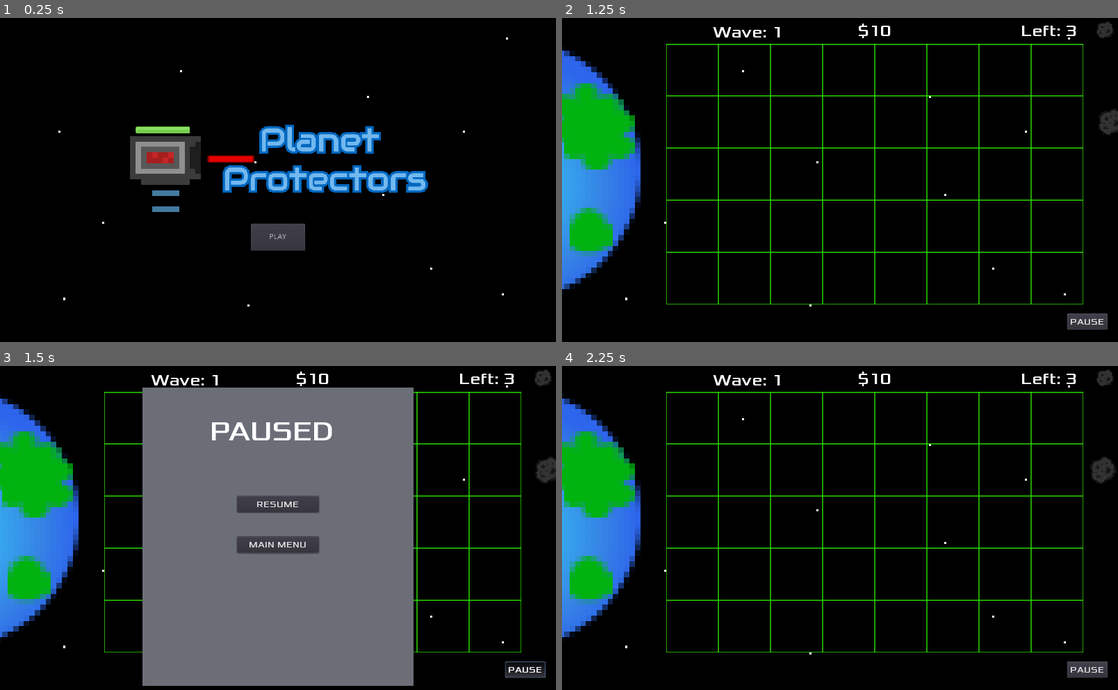
Above: before the commit, frames 1-4 (two rows, left to right).
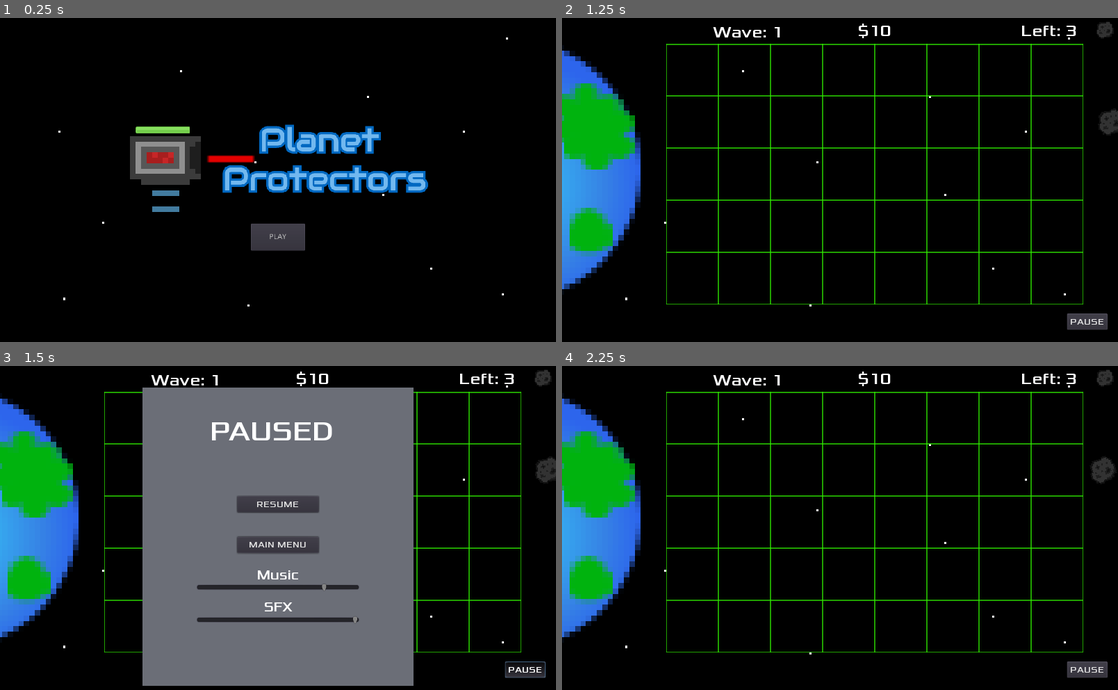
Above: after the commit, the same moments.

Repository: EthanMHolland/PlanetProtectors
Game: Godot game, scene res://src/TitleScreen.tscn
Same seed, same stepped clock (60 frames per second), same inputs: the game is played once before the commit and once after it.
Inputs:
- Up to frame 1 (0.25 s): no input
- Up to frame 2 (1.25 s): click "PLAY" at 0.5 s
- Up to frame 3 (1.5 s): click "PAUSE" at 1.25 s
- Up to frame 4 (2.25 s): click "RESUME" at 2 s

Frames 1-2 are identical in both runs. In frame 3, 1.0% of the frame differs, in the area x 35-65%, y 63-80%; in frame 4, nothing differs.

Commit message:
Add Music Slider

Diff:
--- a/project/src/Level.gd
+++ b/project/src/Level.gd
@@ -164,8 +164,8 @@
 
 
 func _on_ResumeButton_button_down():
-	print("hello")
 	$PauseMenu.hide()
+	$BackgroundMusic.volume_db = $PauseMenu/MusicSlider.value
 	get_tree().paused = false
 
 
--- a/project/src/Level.tscn
+++ b/project/src/Level.tscn
@@ -35,6 +35,10 @@
 [sub_resource type="DynamicFont" id=6]
 font_data = ExtResource( 6 )
 
+[sub_resource type="DynamicFont" id=8]
+size = 25
+font_data = ExtResource( 6 )
+
 [sub_resource type="DynamicFont" id=7]
 font_data = ExtResource( 6 )
 
@@ -269,6 +273,7 @@
 
 [node name="PauseMenu" type="Popup" parent="."]
 pause_mode = 2
+visible = true
 margin_left = 262.0
 margin_top = 40.0
 margin_right = 762.0
@@ -311,6 +316,46 @@
 __meta__ = {
 "_edit_use_anchors_": false
 }
+
+[node name="MusicSlider" type="HSlider" parent="PauseMenu"]
+margin_left = 100.0
+margin_top = 360.0
+margin_right = 400.0
+margin_bottom = 376.0
+min_value = -50.0
+max_value = 0.0
+value = -10.0
+__meta__ = {
+"_edit_use_anchors_": false
+}
+
+[node name="SFXSlider" type="HSlider" parent="PauseMenu"]
+margin_left = 100.0
+margin_top = 420.0
+margin_right = 400.0
+margin_bottom = 436.0
+value = 100.0
+__meta__ = {
+"_edit_use_anchors_": false
+}
+
+[node name="MusicLabel" type="Label" parent="PauseMenu"]
+margin_left = 200.0
+margin_top = 330.0
+margin_right = 300.0
+margin_bottom = 361.0
+custom_fonts/font = SubResource( 8 )
+text = "Music"
+align = 1
+
+[node name="SFXLabel" type="Label" parent="PauseMenu"]
+margin_left = 200.0
+margin_top = 390.0
+margin_right = 300.0
+margin_bottom = 421.0
+custom_fonts/font = SubResource( 8 )
+text = "SFX"
+align = 1
 
 [node name="Button" type="Button" parent="."]
 margin_left = 930.0
Not shown: 1 places in project/src/Level.tscn that only renumber resources
